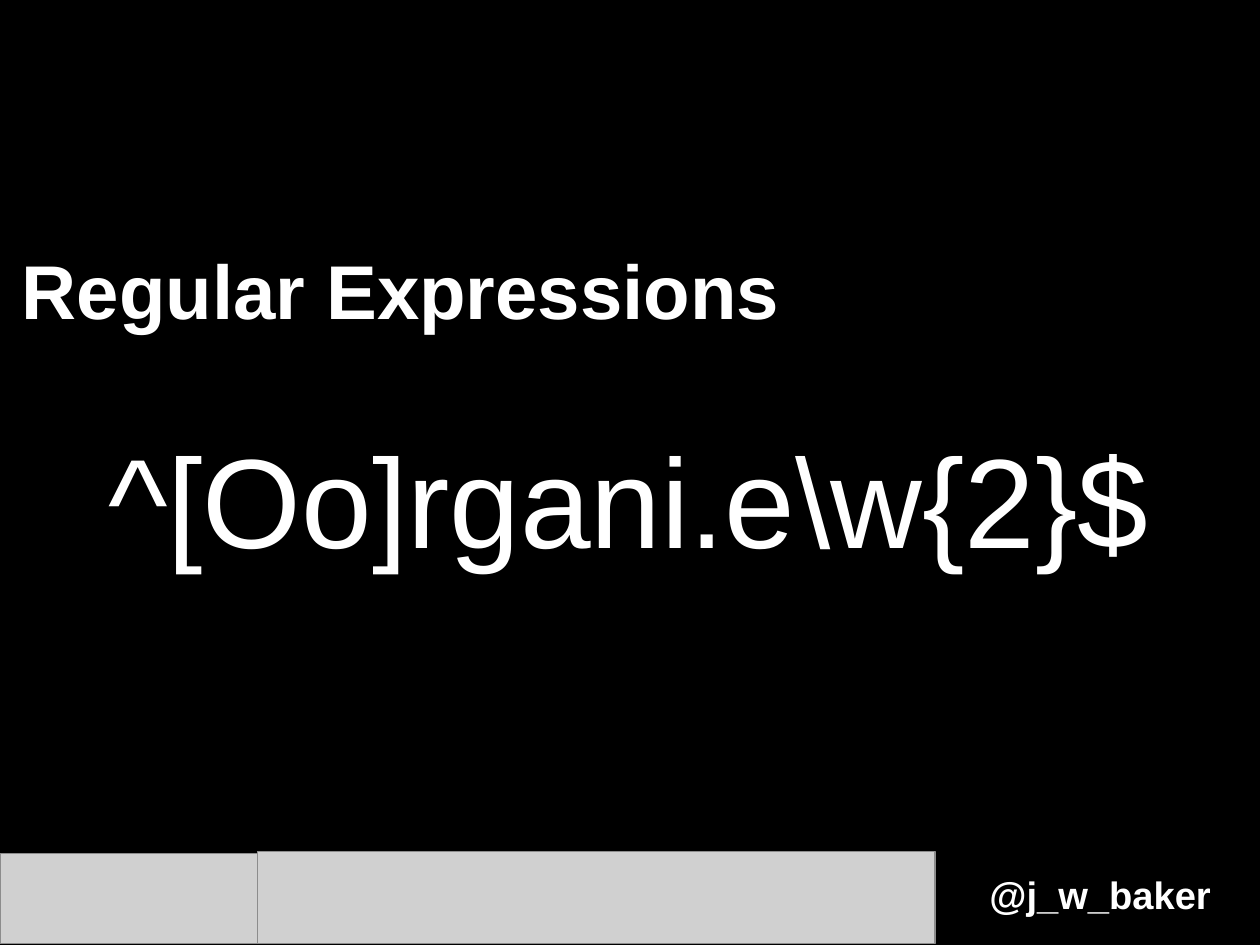
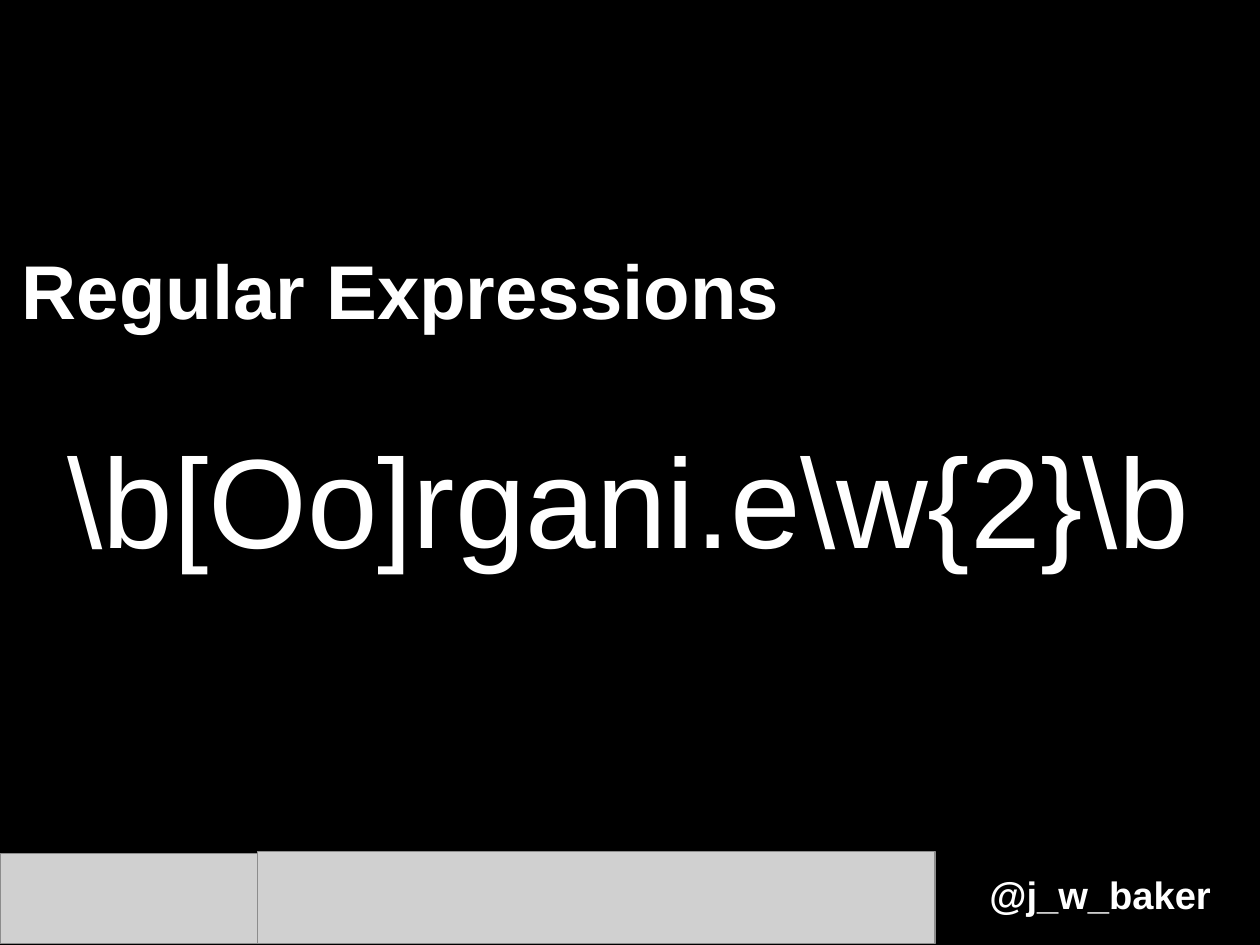
Before and after one commit to LibraryCarpentry/week-one-library-carpentry-DEPRECATED, a slide deck: slide 23 of lesson-materials/2015-09-25_LibCarp-lesson-one-deck.odp. Drawn at 1260x945 pixels with LibreOffice and Linux fonts; fonts in the diff are those of the drawing; grey boxes stand for pictures. Boxes give left, top, right and bottom in pixels: in the first picture for what was removed or moved away, otherwise in the second. Text is boxed around its words. In the diff, an @@ line names an element or a change of style, - is before the commit and + after.

```diff
--- a/lesson-materials/2015-09-25_LibCarp-lesson-one-deck.odp
+++ b/lesson-materials/2015-09-25_LibCarp-lesson-one-deck.odp
@@ text at (x1=67, y1=456, x2=1188, y2=572): text changed @@
-^[Oo]rgani.e\w{2}$
+\b[Oo]rgani.e\w{2}\b
```
Also in this commit, not shown: 6 other slides changed, 6 other files.
